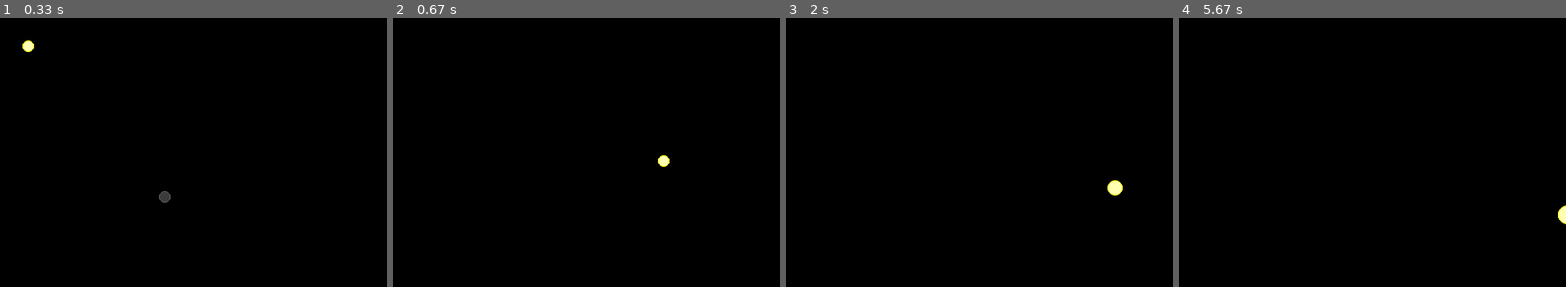
Above: before the commit, frames 1-4 (left to right).
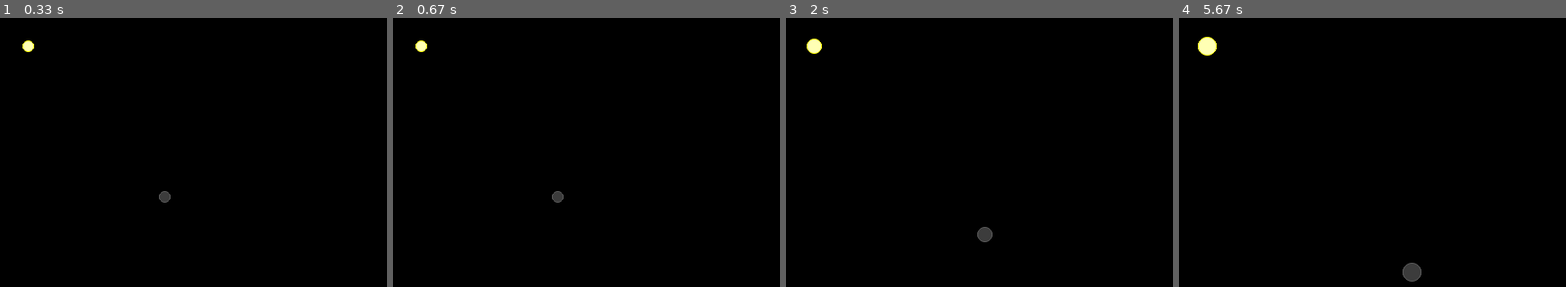
Above: after the commit, the same moments.

Repository: mtday/pygame
Game: pygame game, started from mygame/client/client.py
Same seed, same stepped clock (60 frames per second), same inputs: the game is played once before the commit and once after it.
Inputs (mouse positions are in pixels of both pictures, inside the frame that each line leads up to):
- Up to frame 1 (0.33 s): no input
- Up to frame 2 (0.67 s): press the mouse at (outside the picture) at 0.37 s; move the mouse to (outside the picture) at 0.47 s; release the mouse at (489, 165) at 0.6 s
- Up to frame 3 (2 s): tap + at 1.67 s
- Up to frame 4 (5.67 s): tap - at 2 s; tap = at 2.33 s; tap _ at 3.73 s; tap + at 5.07, 5.47 s; move the mouse to (outside the picture) at 5.43 s

Frame 1 is identical in both runs. In frame 2, 0.3% of the frame differs, in the area x 5-72%, y 8-69%; in frame 3, 0.5%; in frame 4, 0.7%, in the area x 4-100%, y 7-98%.

Commit message:
added initial code to do selection

Diff:
--- a/mygame/client/config/colors.py
+++ b/mygame/client/config/colors.py
@@ -9,8 +9,9 @@
 HEX_GRID_LINE_COLOR = (12, 12, 12)
 HOVER_HEX_COLOR = YELLOW
 
+SELECTION_RECT_COLOR = CYAN
+
 UNIT_SUN_OUTLINE_COLOR = (255, 255, 180)
 UNIT_SUN_FILL_COLOR = (255, 255, 0)
-
 UNIT_PLANET_OUTLINE_COLOR = (90, 90, 90)
 UNIT_PLANET_FILL_COLOR = (60, 60, 60)
--- a/mygame/client/config/settings.py
+++ b/mygame/client/config/settings.py
@@ -6,7 +6,7 @@
 
 HEX_RADIUS_DEFAULT = 8
 HEX_RADIUS_MID = 14
-HEX_RADIUS_MIN = 4
+HEX_RADIUS_MIN = 2
 HEX_RADIUS_MAX = 32
 
 FONT_NAME_DEFAULT = "monospace"
--- a/mygame/client/ui/hexgrid.py
+++ b/mygame/client/ui/hexgrid.py
@@ -1,6 +1,7 @@
 import math
 import pygame
 
+from mygame.client.config.colors import SELECTION_RECT_COLOR
 from mygame.client.config.settings import HEX_RADIUS_DEFAULT
 from mygame.client.config.settings import HEX_RADIUS_MAX
 from mygame.client.config.settings import HEX_RADIUS_MID
@@ -30,21 +31,24 @@
 
         self.__last_mouse_position = None
         self.__mouse_down_position = None
+        self.__mouse_button = None
 
     def handle_events(self, events):
         for event in events:
             # print(f'Event: {event}')
             if event.type == pygame.MOUSEMOTION:
                 self.__set_mouse_position(event.pos)
-                if self.__mouse_down_position:
-                    # The user is dragging the window rectangle.
+                if self.__mouse_down_position and self.__mouse_button == 3:
+                    # The user is dragging in the window with the right mouse button.
                     offset = (self.__mouse_down_position[0] - event.pos[0],
                               self.__mouse_down_position[1] - event.pos[1])
                     self.__mouse_down_position = event.pos
-                    self.__drag_grid(offset)
+                    self.__move_grid(offset)
             elif event.type == pygame.MOUSEBUTTONDOWN:
+                self.__mouse_button = event.button
                 self.__mouse_down_position = event.pos
             elif event.type == pygame.MOUSEBUTTONUP:
+                self.__mouse_button = None
                 self.__mouse_down_position = None
             elif event.type == pygame.KEYDOWN:
                 if event.key == pygame.K_PLUS or event.key == pygame.K_EQUALS:
@@ -65,7 +69,7 @@
         coord_z = mouse_y * 2 / 3 / self.hex_radius
         self.__hover_coord = Coord(coord_x, -coord_x - coord_z, coord_z).add_coord(self.__center_coord)
 
-    def __drag_grid(self, offset):
+    def __move_grid(self, offset):
         self.__coord_offset_x = self.__coord_offset_x - offset[0]
         self.__coord_offset_y = self.__coord_offset_y - offset[1]
         if abs(self.__coord_offset_x) > self.hex_width:
@@ -101,7 +105,16 @@
         self.hex_width_half = self.hex_width / 2
 
     def draw(self):
+        # The user is dragging in the window with the left mouse button.
+        self.__draw_selection()
         self.__draw_hover()
+
+    def __draw_selection(self):
+        if self.__mouse_down_position and self.__mouse_button == 1:
+            pos1 = self.__mouse_down_position
+            pos2 = self.__last_mouse_position
+            corner_points = [pos1, (pos1[0], pos2[1]), pos2, (pos2[0], pos1[1])]
+            pygame.draw.aalines(self.surface, SELECTION_RECT_COLOR, True, corner_points)
 
     def __draw_hover(self):
         # Hex.draw_circle(self.surface, self.__last_mouse_position, int(self.hex_width_half), HOVER_HEX_COLOR)
--- a/mygame/client/ui/window.py
+++ b/mygame/client/ui/window.py
@@ -14,6 +14,8 @@
 class Window:
     def __init__(self, client):
         self.client = client
+        # self.window_settings = pygame.HWSURFACE | pygame.DOUBLEBUF
+        # self.screen = pygame.display.set_mode((800, 600), self.window_settings)
         self.window_settings = pygame.HWSURFACE | pygame.DOUBLEBUF | pygame.FULLSCREEN
         self.screen = pygame.display.set_mode(Window.get_display_mode(), self.window_settings)
         pygame.display.set_caption(WINDOW_TITLE)
--- a/mygame/common/model/unit.py
+++ b/mygame/common/model/unit.py
@@ -4,6 +4,7 @@
         self.unit_type = unit_type
         self.unit_id = unit_id
         self.coord = coord
+        self.selected = False
 
     def draw(self, hexgrid):
         pass
